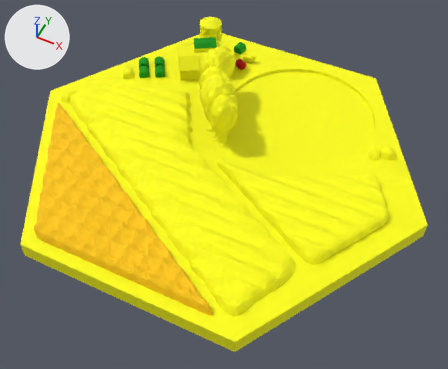
The glTF model public/assets/wheet.glb as it was, and as the next commit left it.
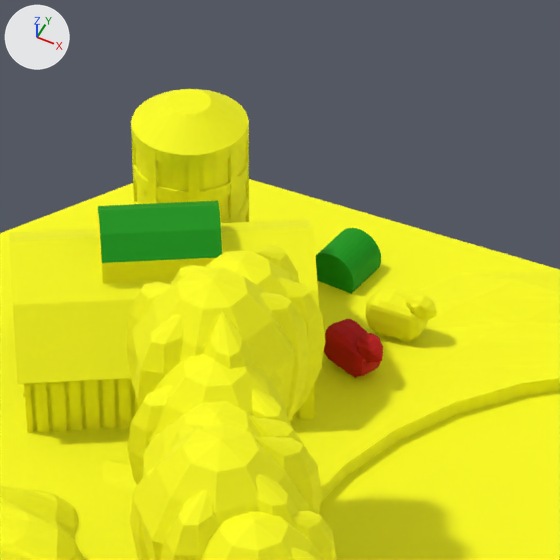
There are two pictures of each version: one whole from a 50 mm lens placed at (35.4, -69.2, 81.1), pointed at (3.6, -5.6, 1.5), one close up on the part from 39% to 62% of the width and 0% to 28% of the height. Arrows for +X, +Y and +Z are at upper left; the lights stay in place. The older version's two pictures come first. Vertices at exactly the same position are counted once.

Names of what the first close-up shows: 'wheet'.
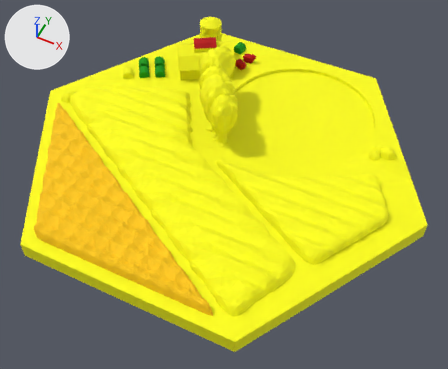
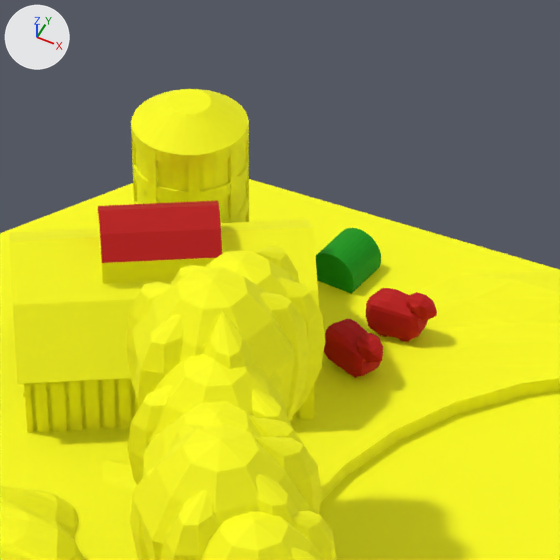
Where the change shows, as pixel boxes [x1, y1, x2, y2] in the close-ups (560 x 560 px):
part 1 of me_wheet, recoloured (yellow to red): [366, 288, 437, 342] in both
part 2 of me_wheet, recoloured (green to red): [98, 201, 222, 263] in both

The edits, one by one:
me_wheet has 12573 vertices, 25159 faces and spans x -37.0..37.0, y -32.0..32.0, z 0.0..14.7.
me_wheet is used by ob_wheet; location (0.0, 0.0, 0.0).
me_wheet part 1: 478 faces centred in x -7.6..-4.8, y 24.9..26.2, z 3.0..5.0 are repainted in the vertex colours; the middle colour goes from yellow #ffff00 to red #c00000.
me_wheet part 2: 66 faces centred in x -16.0..-10.7, y 17.6..22.5, z 8.8..9.8 are repainted in the vertex colours; the middle colour goes from green #009900 to red #c00000.
